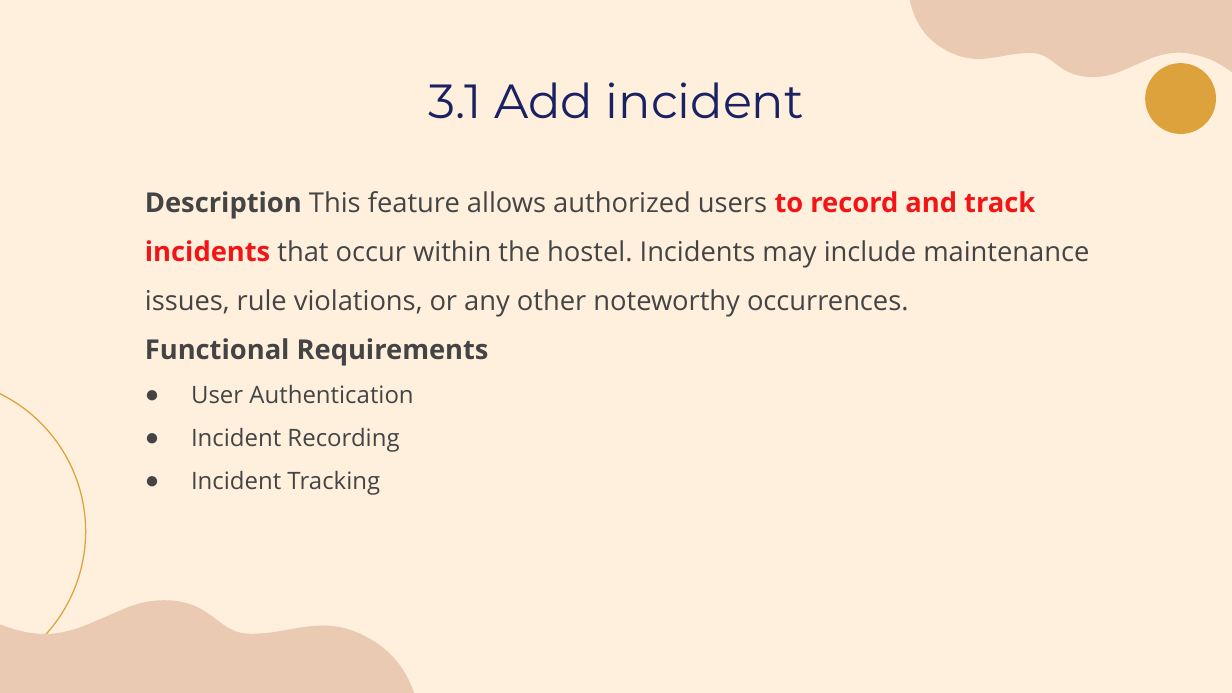
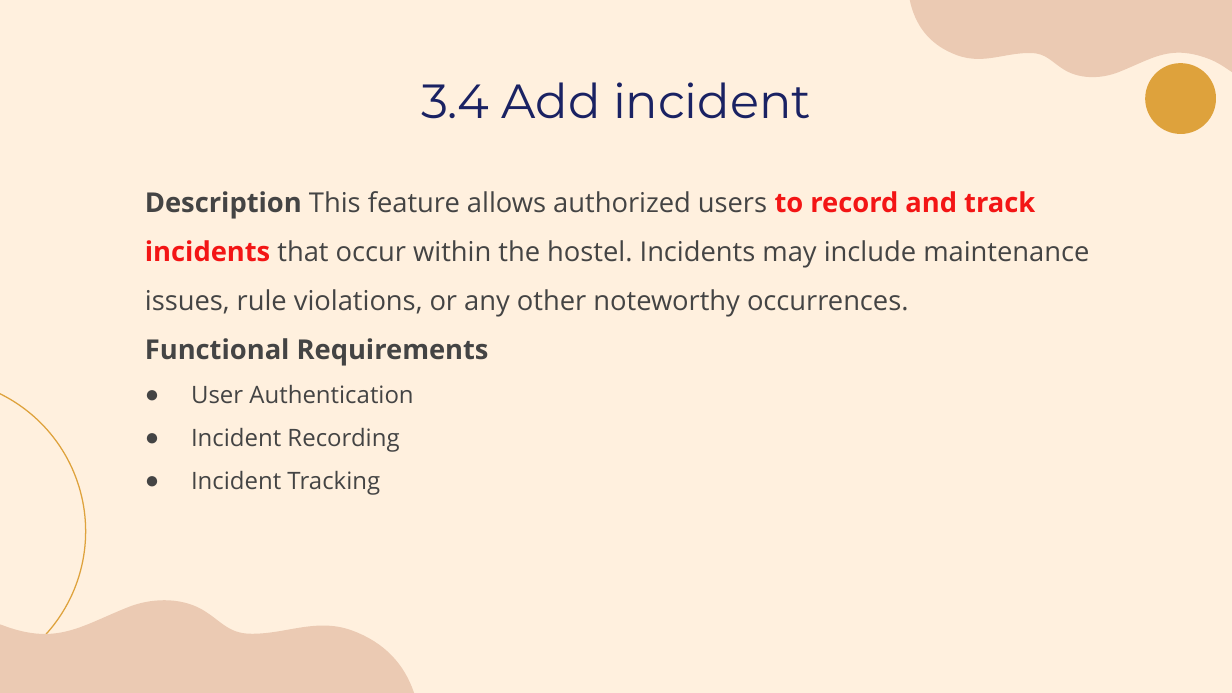
Before and after one commit to laibabintatahir/SRS-HMS, a slide deck: slide 17 of SRS.pptx (slide 13 before the commit). Drawn at 1232x693 pixels with LibreOffice and Linux fonts; fonts in the diff are those of the drawing. Boxes give left, top, right and bottom in pixels: in the first picture for what was removed or moved away, otherwise in the second. Text is boxed around its words. In the diff, an @@ line names an element or a change of style, - is before the commit and + after.

```diff
--- a/SRS.pptx
+++ b/SRS.pptx
@@ title at box(421, 82, 811, 119): text changed @@
-3.1 Add incident
+3.4 Add incident
```
Also in this commit, not shown: 10 other slides changed, 2 slides added, 2 slides removed, 4 other files.
